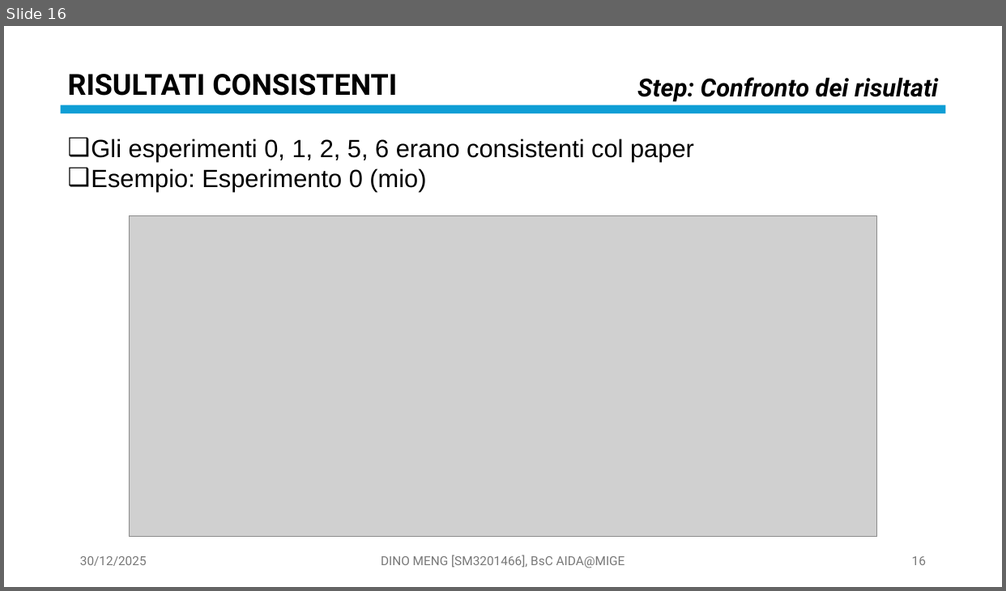
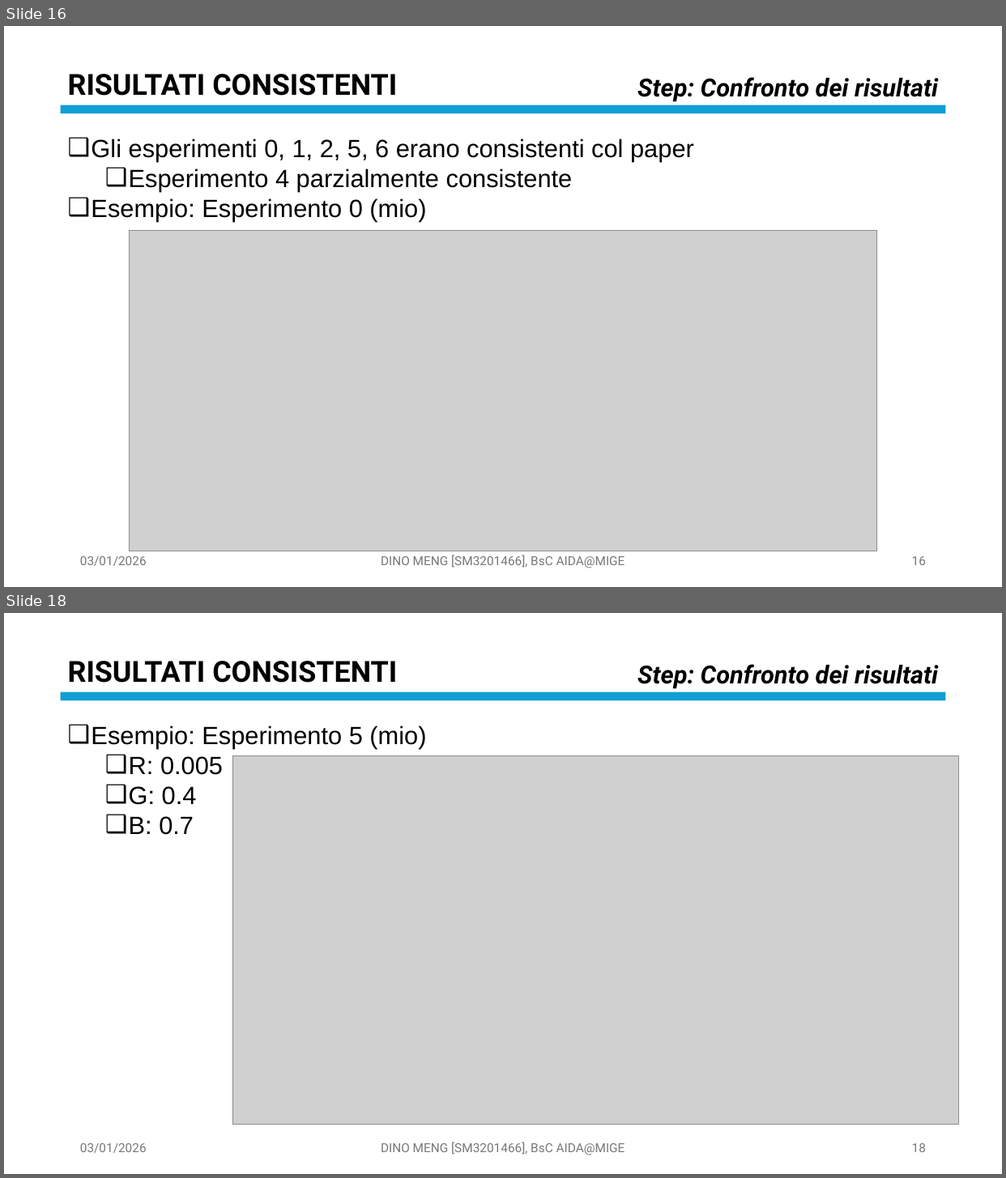
Before and after one commit to OdinMeng/AIDA-UNIVERSITY-NOTES-2025-2026, a slide deck: Complex Systems/project/PresentationPROJECTSM3201466.pptx. Shown one above the other, each under a label of ours: slide 16 before the commit, slides 16 and 18 after it; the slides between them are not shown. The pictures are 1006x591 and 1006x1178 pixels, drawn with LibreOffice and Linux fonts; fonts in the diff are those of the drawing; grey boxes stand for pictures. Boxes give left, top, right and bottom in pixels: in the first picture for what was removed or moved away, otherwise in the second. Text is boxed around its words. In the diff, an @@ line names an element or a change of style, - is before the commit and + after.

```diff
--- a/Complex Systems/project/PresentationPROJECTSM3201466.pptx
+++ b/Complex Systems/project/PresentationPROJECTSM3201466.pptx
@@ slide 18 added at bbox=[4, 613, 1002, 1174], background #FFFFFF @@
@@ text added at bbox=[68, 661, 397, 683], 28 pt, text #000000, bold @@
+RISULTATI CONSISTENTI
@@ text added at bbox=[637, 664, 938, 689], 24 pt, text #000000, bold, italic @@
+Step: Confronto dei risultati
@@ rectangle added at bbox=[60, 692, 946, 700], fill #0F9ED5 @@
@@ text added at bbox=[91, 726, 426, 835], 24 pt, text #000000 @@
+❑ Esempio: Esperimento 5 (mio)
+  ❑ R: 0.005
+  ❑ G: 0.4
+  ❑ B: 0.7
@@ picture added at bbox=[233, 756, 959, 1125] @@
@@ text added at bbox=[80, 1144, 147, 1153], 12 pt, text #797979 @@
+03/01/2026
@@ text added at bbox=[381, 1142, 625, 1156], 12 pt, text #797979 @@
+DINO MENG [SM3201466], BsC AIDA@MIGE
@@ page number added at bbox=[912, 1144, 926, 1152], 12 pt, text #797979 @@
+18
@@ slide 16 changed as well @@
@@ text at bbox=[129, 169, 573, 191]: paragraph added @@
+  ❑ Esperimento 4 parzialmente consistente
@@ picture: place and size @@
-picture at bbox=[129, 216, 877, 536]
+picture at bbox=[129, 231, 877, 552]
@@ text at bbox=[80, 557, 147, 566]: text changed @@
-30/12/2025
+03/01/2026
```
Also in this commit, not shown: 24 other slides changed, 5 other slides added, 3 other files.
